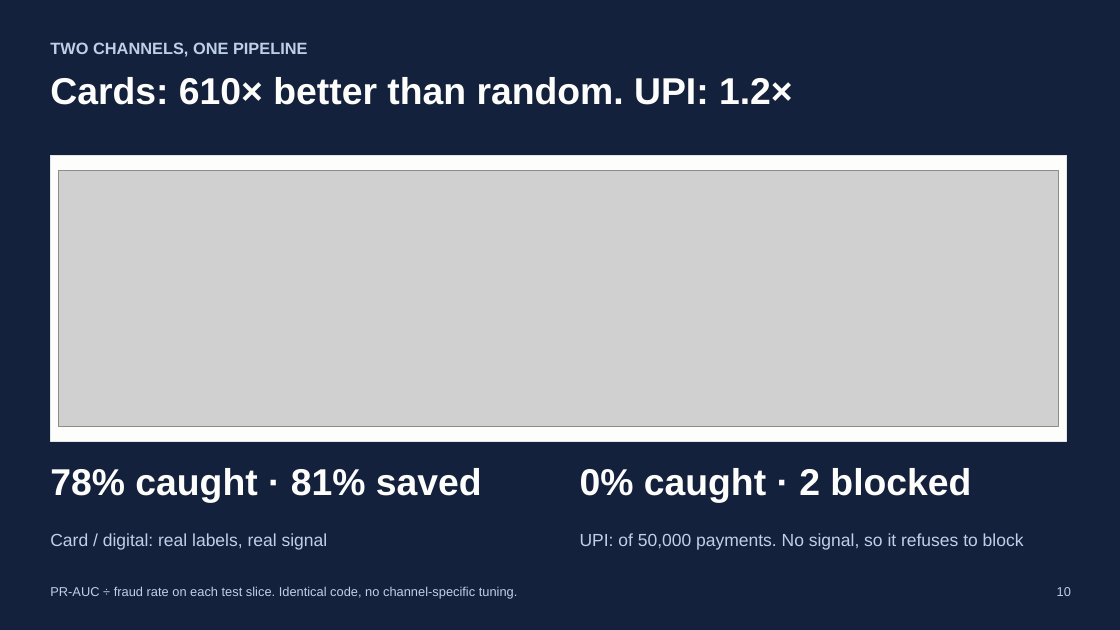
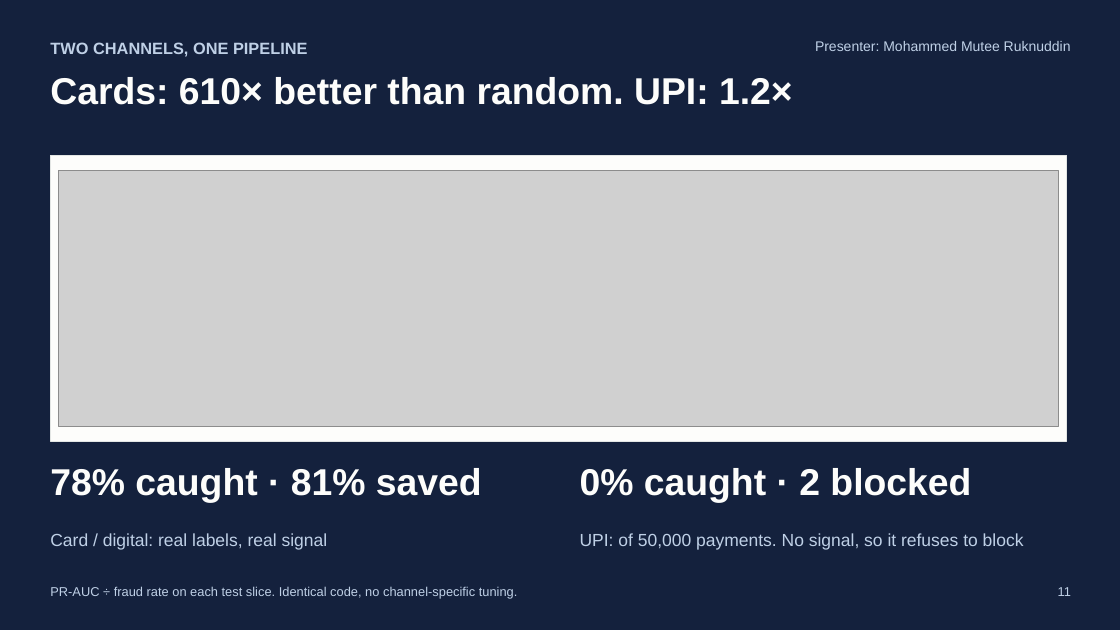
Before and after one commit to MohammedMutee/upi-fraud-detection, a slide deck: slide 11 of presentation/fraud_detection_deck.pptx (slide 10 before the commit). Drawn at 1120x630 pixels with LibreOffice and Linux fonts; fonts in the diff are those of the drawing; grey boxes stand for pictures. Boxes give left, top, right and bottom in pixels: in the first picture for what was removed or moved away, otherwise in the second. Text is boxed around its words. In the diff, an @@ line names an element or a change of style, - is before the commit and + after.

```diff
--- a/presentation/fraud_detection_deck.pptx
+++ b/presentation/fraud_detection_deck.pptx
@@ text added at box(815, 41, 1071, 51), 12 pt, text #BFD0E6 @@
+Presenter: Mohammed Mutee Ruknuddin
@@ text at box(1058, 587, 1071, 596): text changed @@
-10
+11
```
Also in this commit, not shown: 14 other slides changed, 14 other files.
